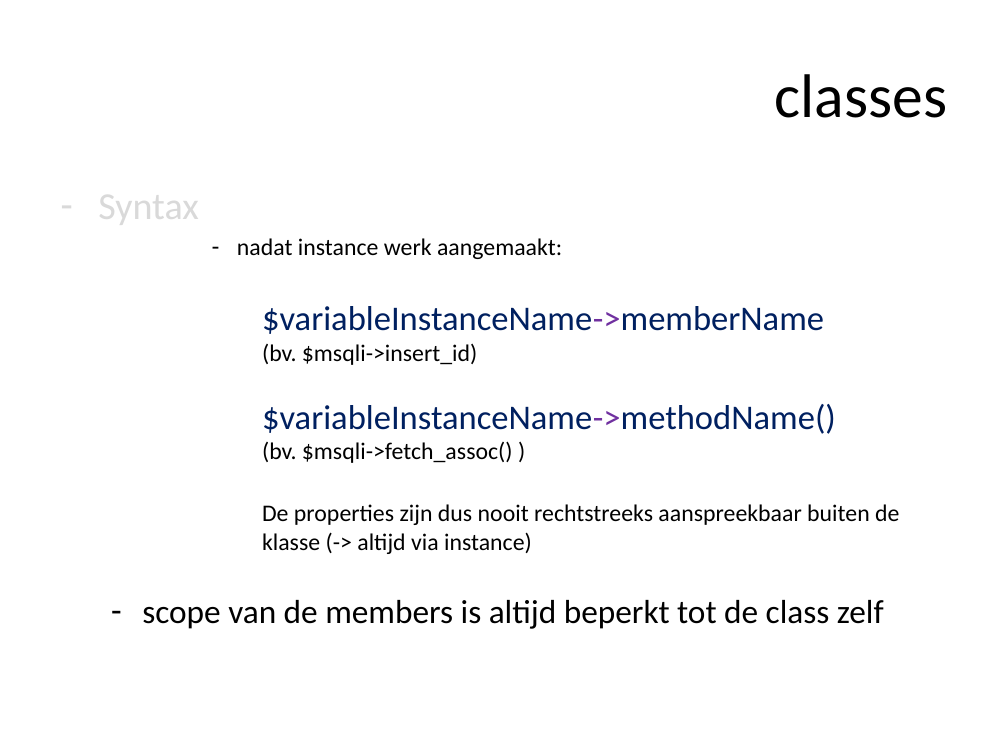
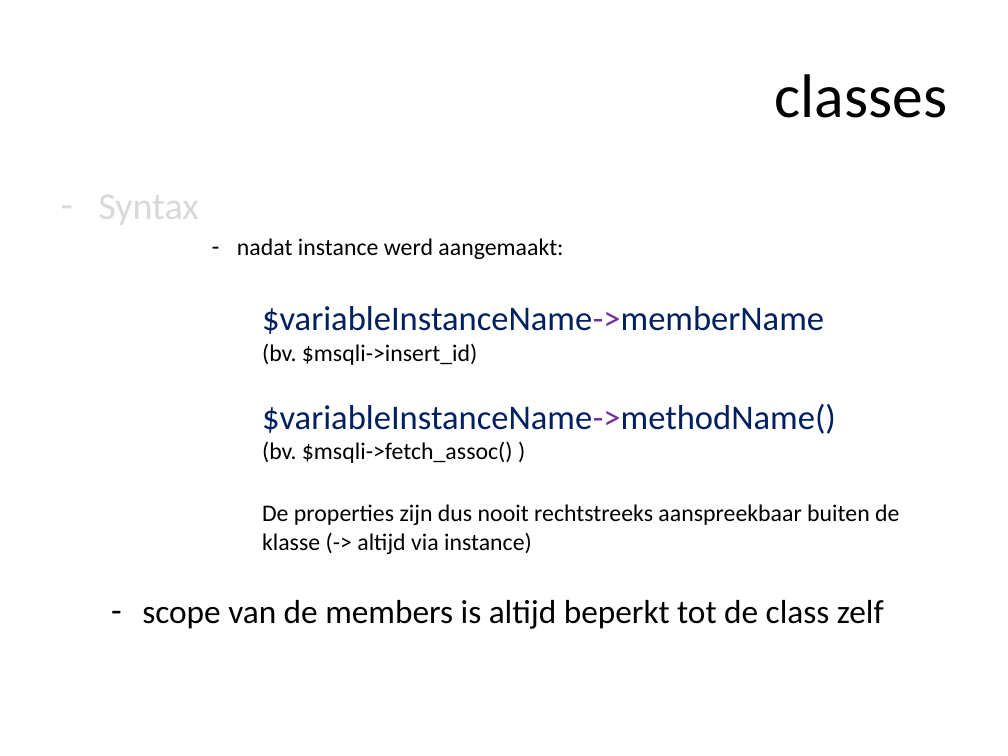
Before and after one commit to ajkea/web-backend-1, a slide deck: slide 119 of public/cursus/web-backend-cursus.pptx. Drawn at 1008x756 pixels with LibreOffice and Linux fonts; fonts in the diff are those of the drawing. Boxes give left, top, right and bottom in pixels: in the first picture for what was removed or moved away, otherwise in the second. Text is boxed around its words. In the diff, an @@ line names an element or a change of style, - is before the commit and + after.

Commit message:
Correct slides + voorbeeld classes instance

```diff
--- a/public/cursus/web-backend-cursus.pptx
+++ b/public/cursus/web-backend-cursus.pptx
@@ text at (237, 238, 563, 259): text changed @@
-      – nadat instance werk aangemaakt:
+      – nadat instance werd aangemaakt:
```
Also in this commit, not shown: 1 other file.
